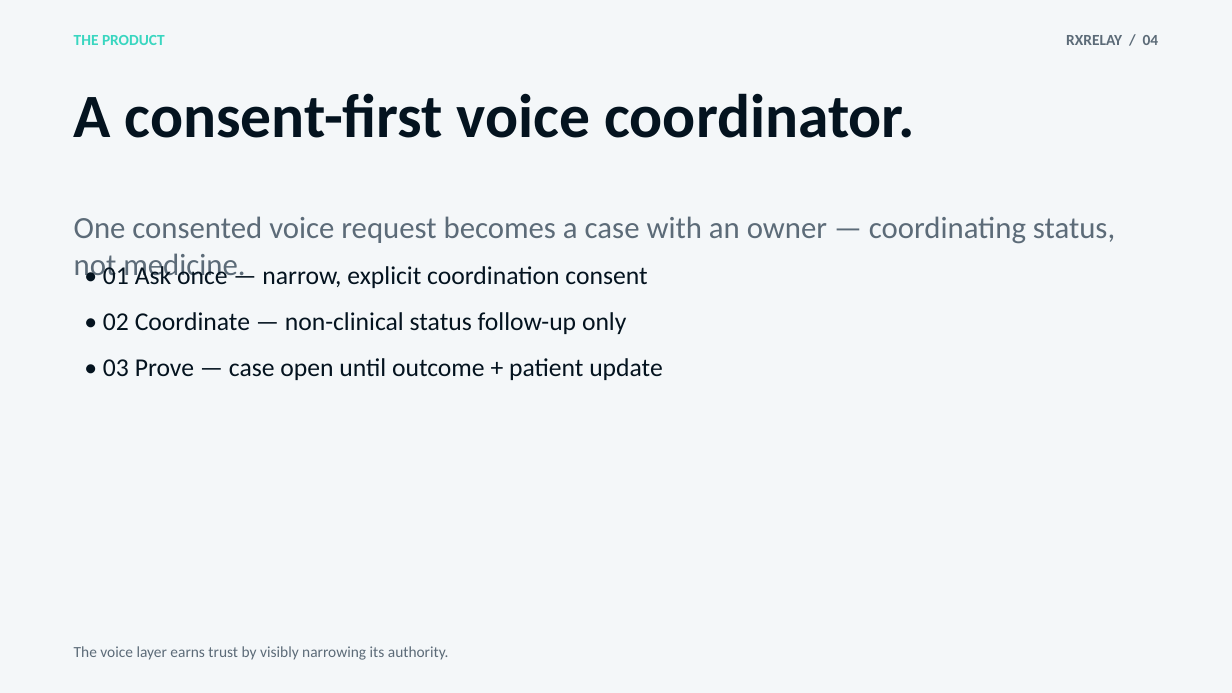
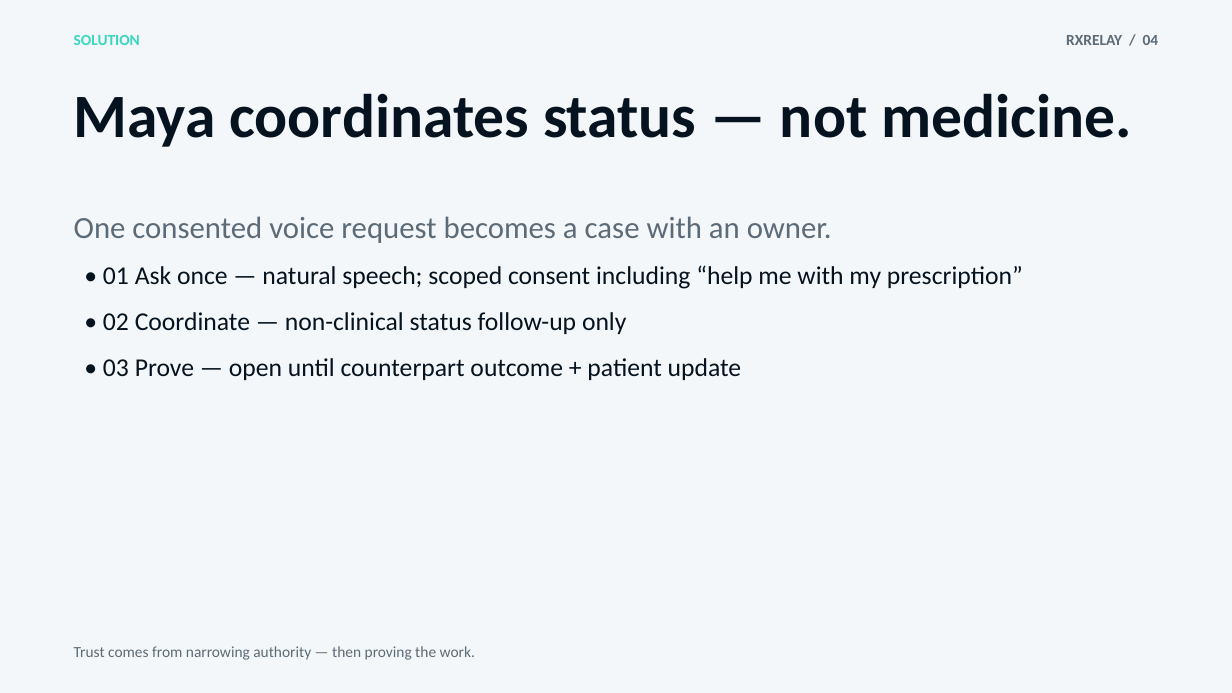
Before and after one commit to vnmoorthy/rxrelay, a slide deck: slide 4 of deck/output/RxRelay_Hackathon_Pitch.pptx. Drawn at 1232x693 pixels with LibreOffice and Linux fonts; fonts in the diff are those of the drawing. Boxes give left, top, right and bottom in pixels: in the first picture for what was removed or moved away, otherwise in the second. Text is boxed around its words. In the diff, an @@ line names an element or a change of style, - is before the commit and + after.

```diff
--- a/deck/output/RxRelay_Hackathon_Pitch.pptx
+++ b/deck/output/RxRelay_Hackathon_Pitch.pptx
@@ text at (x1=74, y1=35, x2=140, y2=45): text changed @@
-THE PRODUCT
+SOLUTION
@@ text at (x1=74, y1=93, x2=1131, y2=147): text changed @@
-A consent-first voice coordinator.
+Maya coordinates status — not medicine.
@@ text at (x1=74, y1=216, x2=832, y2=243): text changed @@
-One consented voice request becomes a case with an owner — coordinating status, not medicine.
+One consented voice request becomes a case with an owner.
@@ text at (x1=103, y1=265, x2=1023, y2=289): text changed @@
-• 01 Ask once — narrow, explicit coordination consent
+• 01 Ask once — natural speech; scoped consent including “help me with my prescription”
@@ text at (x1=103, y1=358, x2=742, y2=380): text changed @@
-• 03 Prove — case open until outcome + patient update
+• 03 Prove — open until counterpart outcome + patient update
@@ text at (x1=74, y1=646, x2=475, y2=660): text changed @@
-The voice layer earns trust by visibly narrowing its authority.
+Trust comes from narrowing authority — then proving the work.
```
Also in this commit, not shown: 11 other slides changed, 1 slide added, 1 slide removed, 7 other files.
